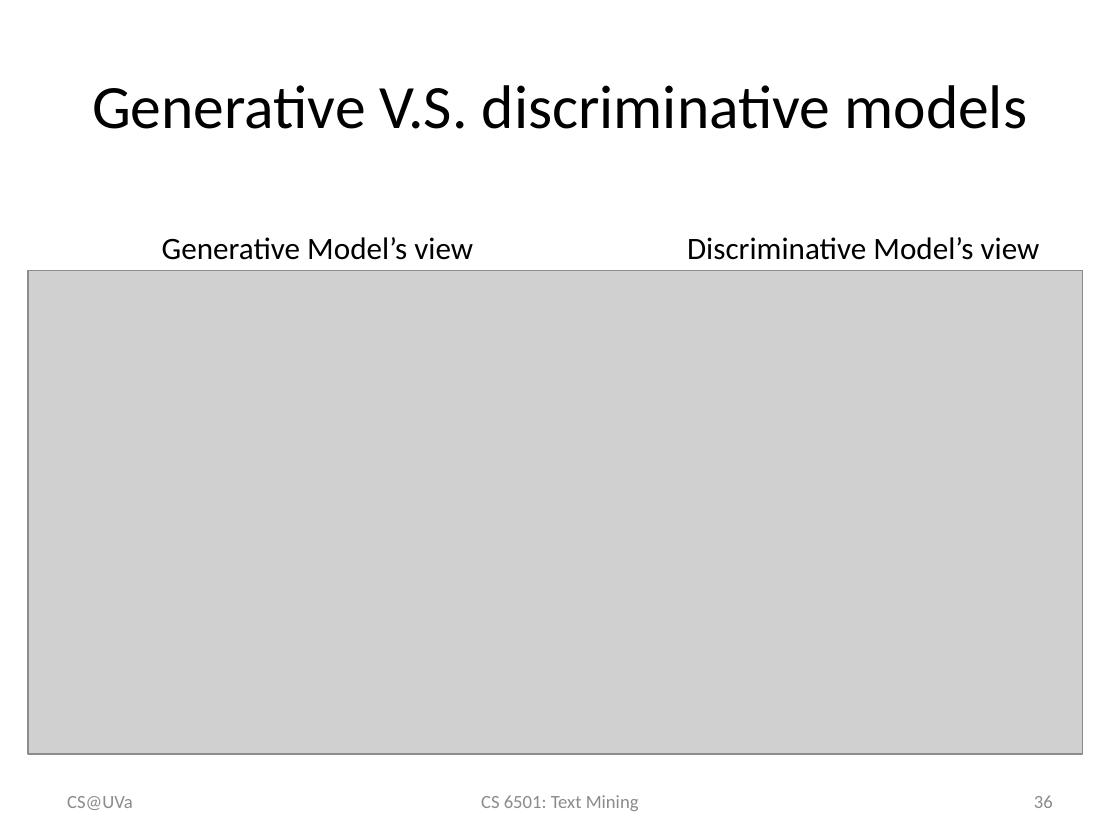
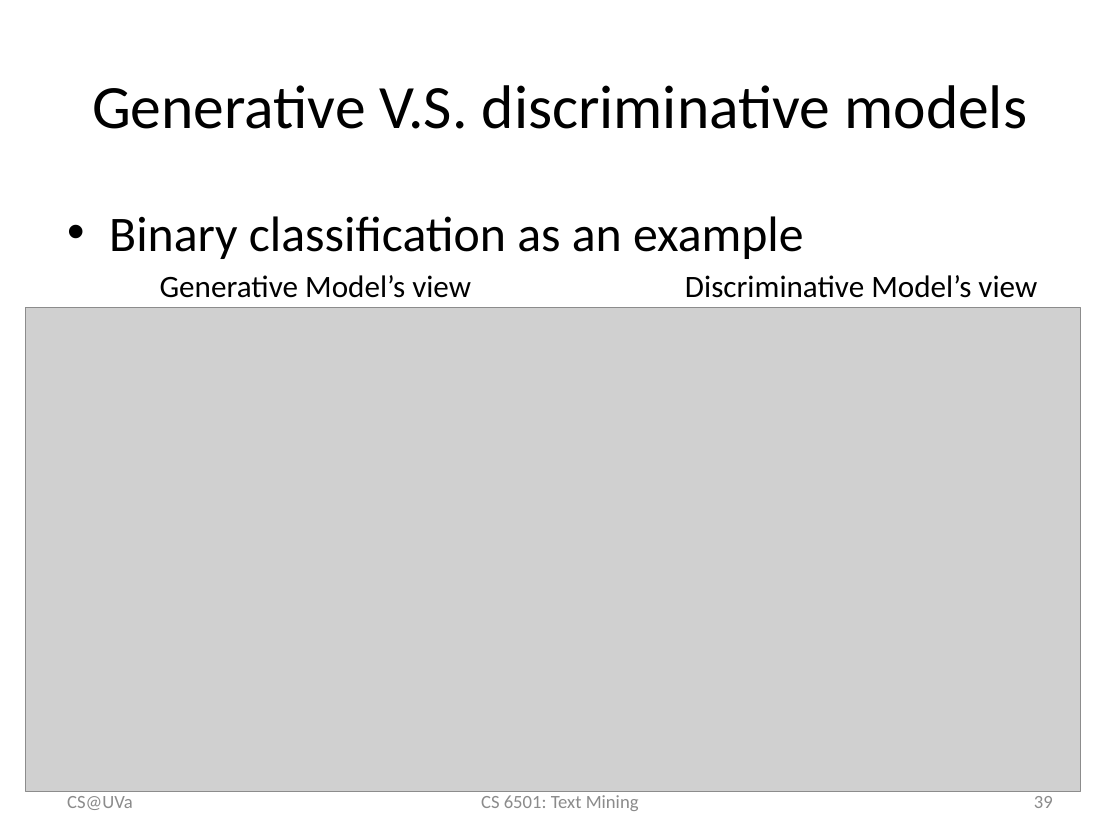
Before and after one commit to wang296/CS6501-Text-Mining, a slide deck: slide 39 of docs/POSTagging-SequenceLabeling.pptx (slide 36 before the commit). Drawn at 1120x840 pixels with LibreOffice and Linux fonts; fonts in the diff are those of the drawing; grey boxes stand for pictures. Boxes give left, top, right and bottom in pixels: in the first picture for what was removed or moved away, otherwise in the second. Text is boxed around its words. In the diff, an @@ line names an element or a change of style, - is before the commit and + after.

```diff
--- a/docs/POSTagging-SequenceLabeling.pptx
+++ b/docs/POSTagging-SequenceLabeling.pptx
@@ text added at (109,216,804,259), 32 pt, text #000000 @@
+• Binary classification as an example
@@ 2 texts, 1 picture: place and size @@
-2 texts, 1 picture at (28,237,1083,754)
+2 texts, 1 picture at (26,275,1081,792)
@@ page number at (1034,796,1053,808): text changed @@
-36
+39
```
Also in this commit, not shown: 3 other slides changed, 3 slides added, 3 other files.
